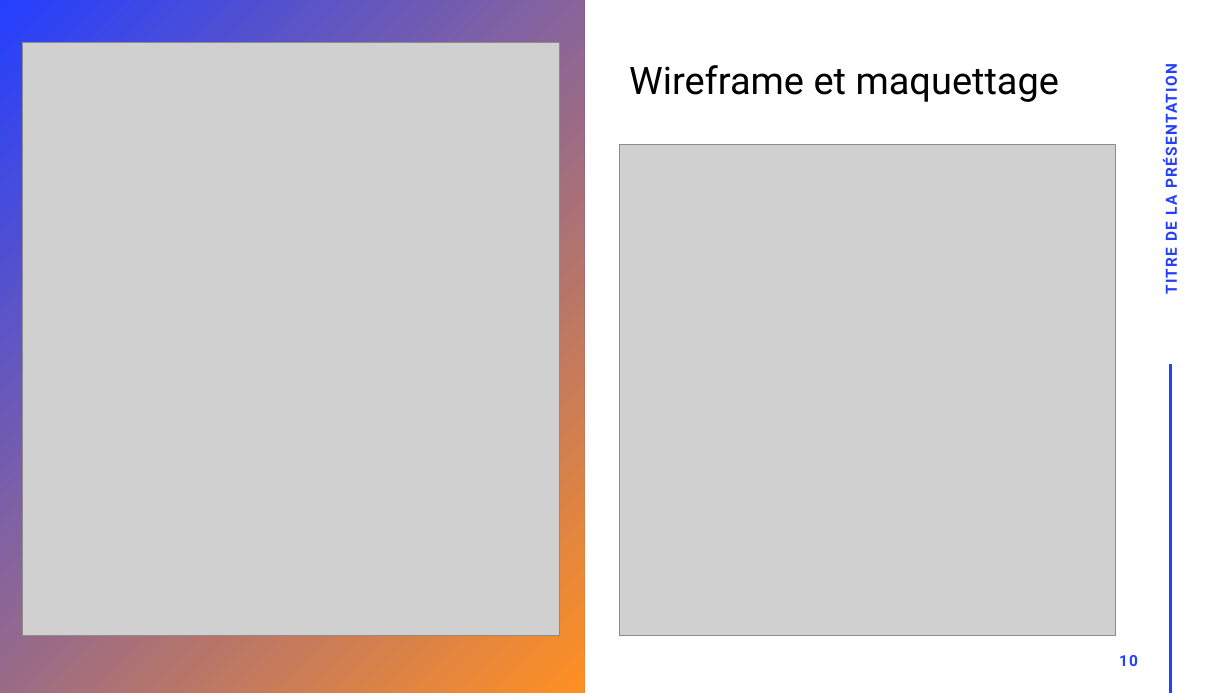
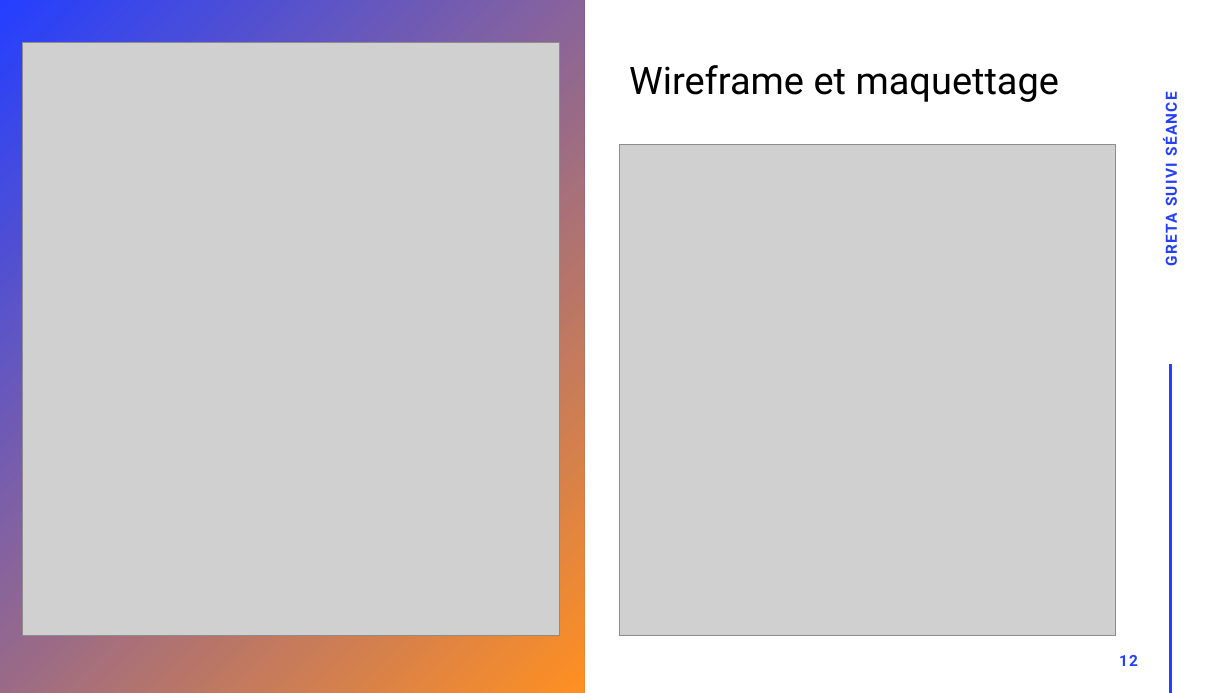
Before and after one commit to GreenHawk-99/AppGreta, a slide deck: slide 12 of doc/GRETA Suivi Séance.pptx (slide 10 before the commit). Drawn at 1232x693 pixels with LibreOffice and Linux fonts; fonts in the diff are those of the drawing; grey boxes stand for pictures. Boxes give left, top, right and bottom in pixels: in the first picture for what was removed or moved away, otherwise in the second. Text is boxed around its words. In the diff, an @@ line names an element or a change of style, - is before the commit and + after.

```diff
--- a/doc/GRETA Suivi Séance.pptx
+++ b/doc/GRETA Suivi Séance.pptx
@@ text at [1161, 98, 1181, 265]: text changed @@
-TITRE DE LA PRÉSENTATION
+GRETA SUIVI SÉANCE
@@ page number at [1119, 655, 1138, 666]: text changed @@
-10
+12
```
Also in this commit, not shown: 12 other slides changed, 2 slides added, 2 slides removed, 1 other file.
